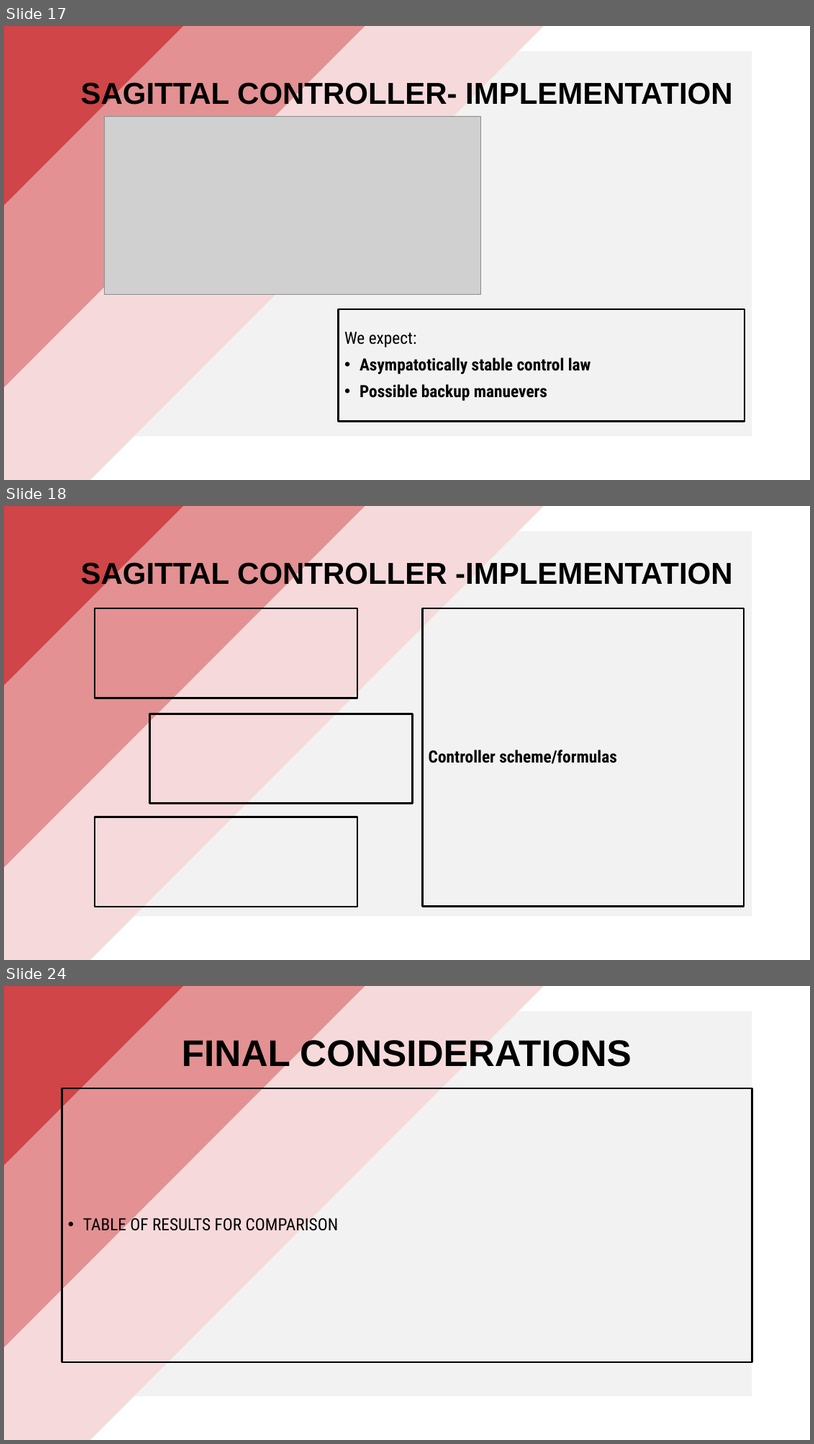
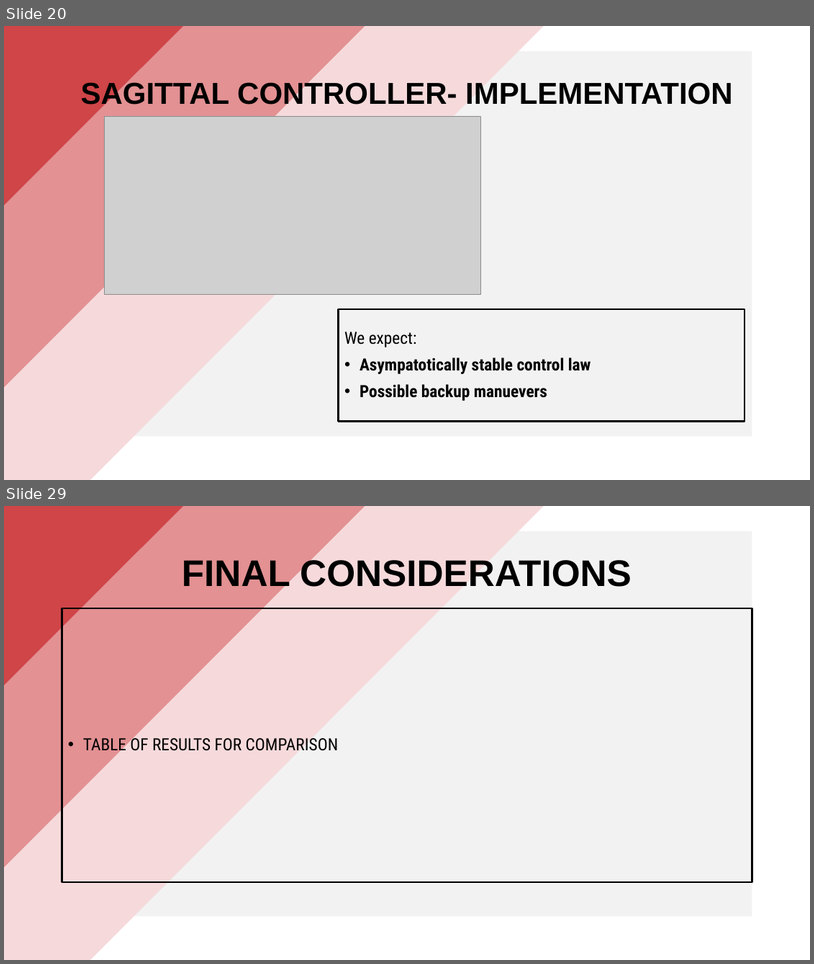
Before and after one commit to PippoGot/R-C2, a slide deck: documentation/presentation.pptx. Shown one above the other, each under a label of ours: slides 17, 18 and 24 before the commit, slides 20 and 29 after it; the slides between them are not shown. The pictures are 814x1444 and 814x964 pixels, drawn with LibreOffice and Linux fonts; fonts in the diff are those of the drawing; grey boxes stand for pictures. Boxes give left, top, right and bottom in pixels: in the first picture for what was removed or moved away, otherwise in the second. Text is boxed around its words. In the diff, an @@ line names an element or a change of style, - is before the commit and + after.

```diff
--- a/documentation/presentation.pptx
+++ b/documentation/presentation.pptx
@@ slide 18 removed at [4, 506, 810, 960], background #FFFFFF @@
@@ rectangle removed at [4, 506, 548, 960] @@
@@ rectangle removed at [4, 506, 412, 930] @@
@@ rectangle removed at [4, 506, 231, 739] @@
@@ rectangle removed at [62, 531, 753, 916] @@
@@ title removed at [81, 559, 733, 590] @@
-SAGITTAL CONTROLLER -IMPLEMENTATION
@@ rectangle removed at [95, 608, 358, 698] @@
@@ rectangle removed at [422, 608, 744, 906] @@
-Controller scheme/formulas
@@ rectangle removed at [149, 713, 413, 803] @@
@@ rectangle removed at [95, 816, 358, 906] @@
@@ what was slide 17 is now slide 20 @@
@@ what was slide 24 is now slide 29 @@
```
Also in this commit, not shown: 9 slides changed, 6 slides added, 27 other files.
